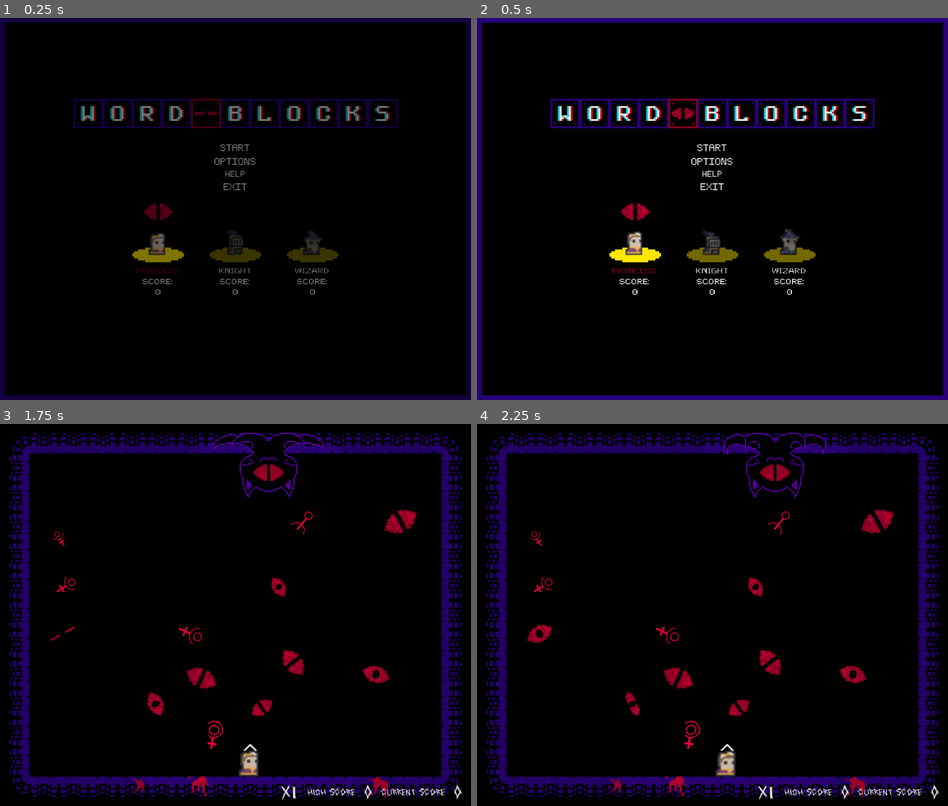
Above: before the commit, frames 1-4 (two rows, left to right).
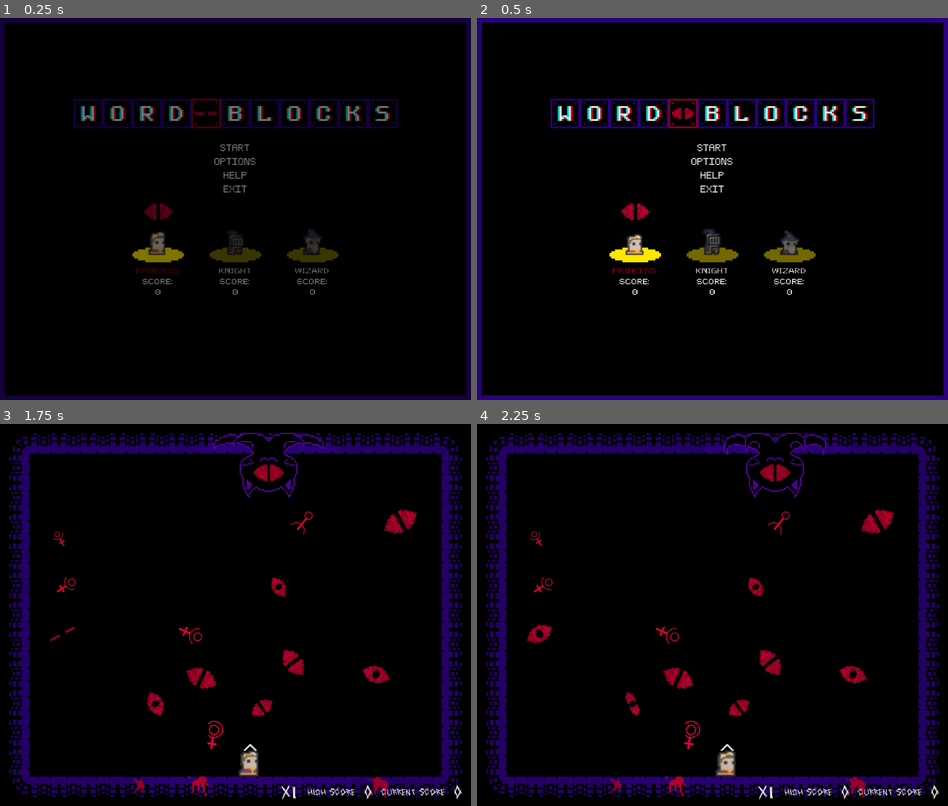
Above: after the commit, the same moments.

Repository: wlehoang/WordBlocks
Game: Godot game, scene res://main.tscn
The game is run twice, just before and just after one commit, with the same random seed, the same clock (stepped at 60 frames per second) and the same inputs.
Inputs (mouse positions are in pixels of both pictures, inside the frame that each line leads up to):
- Up to frame 1 (0.25 s): no input
- Up to frame 2 (0.5 s): no input
- Up to frame 3 (1.75 s): click "START" at 0.5 s; tap Enter at 1.25 s; move the mouse to (339, 595) at 1.27 s; hold D (move_right) from 1.28 s (still down); click (339, 595) at 1.35 s; tap W (select_up) at 1.52 s
- Up to frame 4 (2.25 s): tap W (select_up) at 1.82 s; release D (move_right) at 2 s; drag from (618, 634) to (726, 733) at 2.02 s

The runs differ from the first frame. In frame 1, 0.1% of the frame differs, in the area x 32-69%, y 40-58%; in frame 2, 0.5%, in the area x 31-69%, y 40-63%; in frame 3, less than 0.1%; in frame 4, less than 0.1%.

Commit message:
Fix help screen

Diff:
--- a/project.godot
+++ b/project.godot
@@ -72,6 +72,11 @@
 "events": [ Object(InputEventKey,"resource_local_to_scene":false,"resource_name":"","device":0,"alt":false,"shift":false,"control":false,"meta":false,"command":false,"pressed":false,"scancode":70,"physical_scancode":0,"unicode":0,"echo":false,"script":null)
  ]
 }
+click={
+"deadzone": 0.5,
+"events": [ Object(InputEventMouseButton,"resource_local_to_scene":false,"resource_name":"","device":0,"alt":false,"shift":false,"control":false,"meta":false,"command":false,"button_mask":0,"position":Vector2( 0, 0 ),"global_position":Vector2( 0, 0 ),"factor":1.0,"button_index":1,"pressed":false,"doubleclick":false,"script":null)
+ ]
+}
 
 [physics]
 
--- a/ui/menus/help_screen.gd
+++ b/ui/menus/help_screen.gd
@@ -4,5 +4,8 @@
 	pass
 
 func _input(event):
-	if event is InputEventMouseButton or event.is_action_pressed("ui_cancel"):
+	if event.is_action_pressed("ui_cancel"):
 		hide()
+
+func _on_Button_pressed():
+	hide()
--- a/ui/menus/help_screen.tscn
+++ b/ui/menus/help_screen.tscn
@@ -1,7 +1,9 @@
-[gd_scene load_steps=8 format=2]
+[gd_scene load_steps=11 format=2]
 
 [ext_resource path="res://resources/fonts/PixeloidSans-Bold.ttf" type="DynamicFontData" id=1]
 [ext_resource path="res://ui/menus/help_screen.gd" type="Script" id=2]
+[ext_resource path="res://resources/themes/button_theme.tres" type="Theme" id=3]
+[ext_resource path="res://resources/fonts/PixeloidSans.ttf" type="DynamicFontData" id=4]
 
 [sub_resource type="StyleBoxFlat" id=1]
 bg_color = Color( 0, 0, 0, 1 )
@@ -24,36 +26,42 @@
 size = 14
 font_data = ExtResource( 1 )
 
+[sub_resource type="DynamicFont" id=6]
+font_data = ExtResource( 4 )
+
 [node name="HelpScreen" type="Popup"]
 anchor_right = 1.0
 anchor_bottom = 1.0
+input_pass_on_modal_close_click = false
 script = ExtResource( 2 )
 
 [node name="PanelContainer" type="PanelContainer" parent="."]
-anchor_right = 1.0
-anchor_bottom = 1.0
-margin_left = 320.0
-margin_top = 300.0
-margin_right = -320.0
-margin_bottom = -200.0
+anchor_left = 0.5
+anchor_top = 0.5
+anchor_right = 0.5
+anchor_bottom = 0.5
+margin_left = -250.0
+margin_top = -200.0
+margin_right = 250.0
+margin_bottom = 200.0
 custom_styles/panel = SubResource( 1 )
 
 [node name="MarginContainer" type="MarginContainer" parent="PanelContainer"]
 margin_left = 10.0
 margin_top = 10.0
-margin_right = 374.0
-margin_bottom = 322.0
+margin_right = 490.0
+margin_bottom = 390.0
 
 [node name="Rows" type="VBoxContainer" parent="PanelContainer/MarginContainer"]
-margin_right = 364.0
-margin_bottom = 312.0
+margin_right = 480.0
+margin_bottom = 380.0
 custom_constants/separation = 10
 alignment = 1
 
 [node name="Title" type="Label" parent="PanelContainer/MarginContainer/Rows"]
-margin_top = 63.0
-margin_right = 364.0
-margin_bottom = 107.0
+margin_top = 97.0
+margin_right = 480.0
+margin_bottom = 141.0
 size_flags_horizontal = 3
 size_flags_vertical = 1
 theme = SubResource( 2 )
@@ -68,9 +76,9 @@
 uppercase = true
 
 [node name="Subtitle" type="Label" parent="PanelContainer/MarginContainer/Rows"]
-margin_top = 117.0
-margin_right = 364.0
-margin_bottom = 137.0
+margin_top = 151.0
+margin_right = 480.0
+margin_bottom = 171.0
 size_flags_horizontal = 3
 size_flags_vertical = 1
 theme = SubResource( 2 )
@@ -85,9 +93,9 @@
 uppercase = true
 
 [node name="L1" type="Label" parent="PanelContainer/MarginContainer/Rows"]
-margin_top = 147.0
-margin_right = 364.0
-margin_bottom = 165.0
+margin_top = 181.0
+margin_right = 480.0
+margin_bottom = 199.0
 size_flags_horizontal = 3
 size_flags_vertical = 1
 theme = SubResource( 2 )
@@ -102,9 +110,9 @@
 uppercase = true
 
 [node name="L2" type="Label" parent="PanelContainer/MarginContainer/Rows"]
-margin_top = 175.0
-margin_right = 364.0
-margin_bottom = 193.0
+margin_top = 209.0
+margin_right = 480.0
+margin_bottom = 227.0
 size_flags_horizontal = 3
 size_flags_vertical = 1
 theme = SubResource( 2 )
@@ -119,9 +127,9 @@
 uppercase = true
 
 [node name="L3" type="Label" parent="PanelContainer/MarginContainer/Rows"]
-margin_top = 203.0
-margin_right = 364.0
-margin_bottom = 221.0
+margin_top = 237.0
+margin_right = 480.0
+margin_bottom = 255.0
 size_flags_horizontal = 3
 size_flags_vertical = 1
 theme = SubResource( 2 )
@@ -136,9 +144,9 @@
 uppercase = true
 
 [node name="L4" type="Label" parent="PanelContainer/MarginContainer/Rows"]
-margin_top = 231.0
-margin_right = 364.0
-margin_bottom = 249.0
+margin_top = 265.0
+margin_right = 480.0
+margin_bottom = 283.0
 size_flags_horizontal = 3
 size_flags_vertical = 1
 theme = SubResource( 2 )
@@ -151,3 +159,13 @@
 valign = 1
 autowrap = true
 uppercase = true
+
+[node name="Button" type="Button" parent="PanelContainer/MarginContainer/Rows"]
+margin_right = 12.0
+margin_bottom = 20.0
+focus_mode = 0
+theme = ExtResource( 3 )
+custom_fonts/font = SubResource( 6 )
+text = "Close"
+
+[connection signal="pressed" from="PanelContainer/MarginContainer/Rows/Button" to="." method="_on_Button_pressed"]
--- a/ui/menus/main_menu_screen.tscn
+++ b/ui/menus/main_menu_screen.tscn
@@ -28,6 +28,7 @@
 font_data = ExtResource( 1 )
 
 [sub_resource type="DynamicFont" id=33]
+size = 20
 font_data = ExtResource( 1 )
 
 [sub_resource type="DynamicFont" id=8]
@@ -184,7 +185,7 @@
 [node name="ButtonRows" type="VBoxContainer" parent="PanelContainer/MarginContainer/Rows"]
 margin_top = 260.0
 margin_right = 1004.0
-margin_bottom = 370.0
+margin_bottom = 375.0
 mouse_filter = 2
 custom_constants/separation = 5
 alignment = 1
@@ -212,7 +213,7 @@
 unique_name_in_owner = true
 margin_top = 60.0
 margin_right = 1004.0
-margin_bottom = 80.0
+margin_bottom = 85.0
 focus_mode = 0
 theme = ExtResource( 3 )
 custom_fonts/font = SubResource( 33 )
@@ -220,9 +221,9 @@
 
 [node name="ExitButton" type="Button" parent="PanelContainer/MarginContainer/Rows/ButtonRows"]
 unique_name_in_owner = true
-margin_top = 85.0
-margin_right = 1004.0
-margin_bottom = 110.0
+margin_top = 90.0
+margin_right = 1004.0
+margin_bottom = 115.0
 focus_mode = 0
 theme = ExtResource( 3 )
 custom_fonts/font = SubResource( 8 )
@@ -249,7 +250,6 @@
 unique_name_in_owner = true
 frames = SubResource( 13 )
 animation = "idle"
-frame = 2
 playing = true
 
 [node name="CollisionShape2D" type="CollisionShape2D" parent="PrincessArea"]
@@ -314,6 +314,7 @@
 unique_name_in_owner = true
 frames = SubResource( 18 )
 animation = "idle"
+frame = 2
 playing = true
 
 [node name="CollisionShape2D" type="CollisionShape2D" parent="KnightArea"]
@@ -378,7 +379,6 @@
 unique_name_in_owner = true
 frames = SubResource( 23 )
 animation = "idle"
-frame = 2
 playing = true
 
 [node name="CollisionShape2D" type="CollisionShape2D" parent="WizardArea"]
